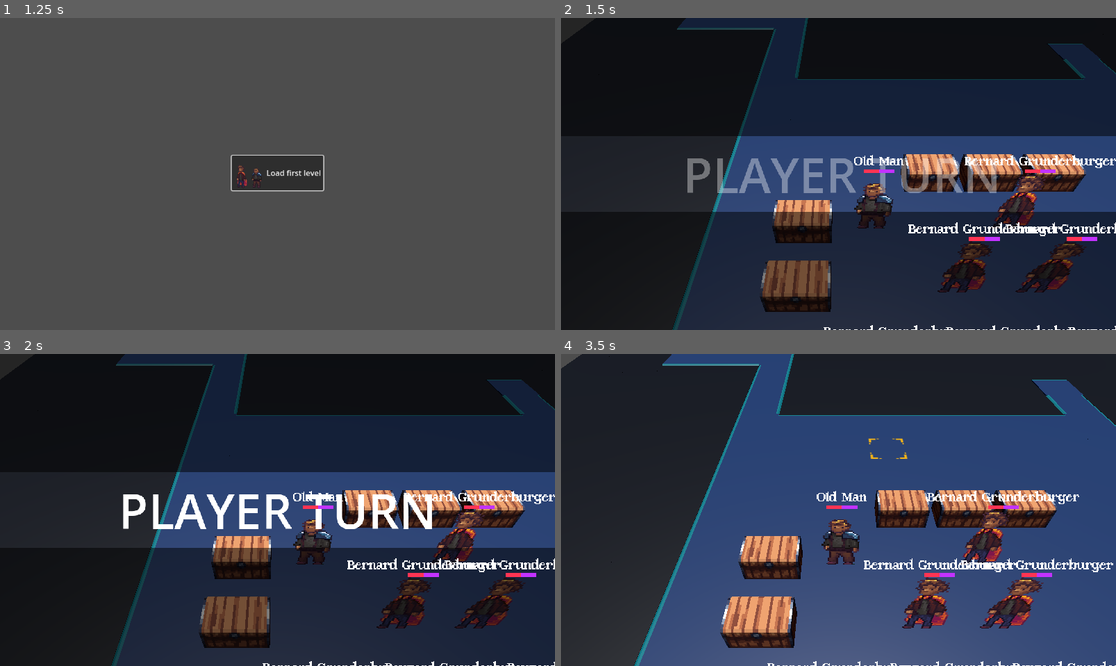
Above: before the commit, frames 1-4 (two rows, left to right).
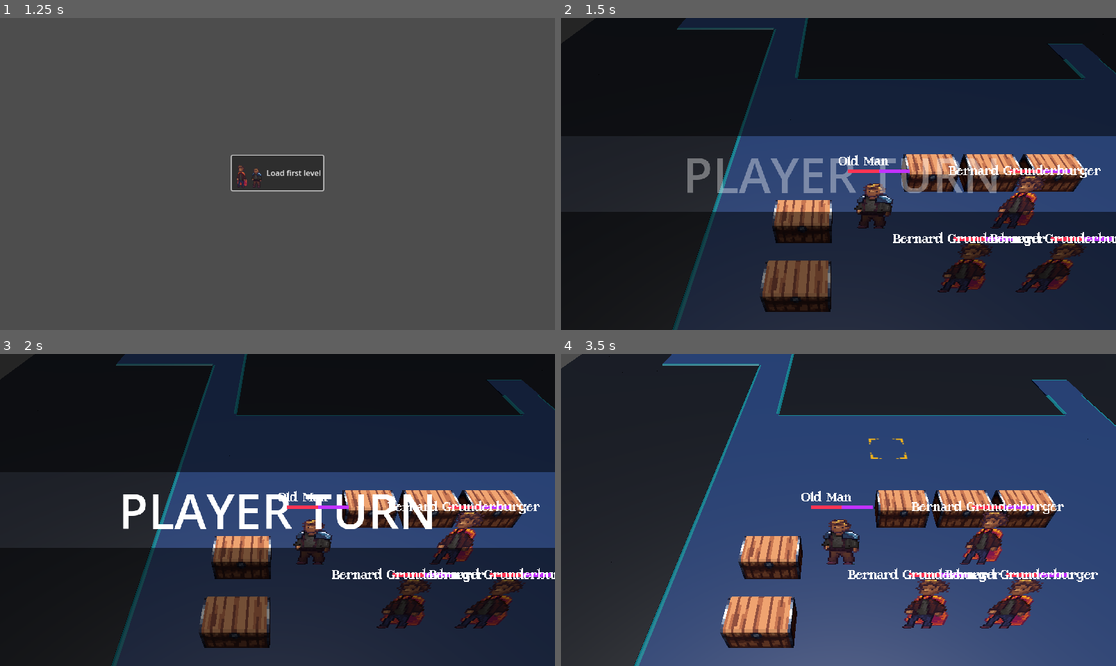
Above: after the commit, the same moments.

Repository: alanhaugen/bachelor-inn
Game: Godot game, scene res://scenes/UI/mainmenu.tscn
Same seed, same stepped clock (60 frames per second), same inputs: the game is played once before the commit and once after it.
Inputs (mouse positions are in pixels of both pictures, inside the frame that each line leads up to):
- Up to frame 1 (1.25 s): move the mouse to (399, 158) at 0.52 s; hold Right (pan_right) from 0.53 s (still down); click (399, 158) at 0.67 s
- Up to frame 2 (1.5 s): release Right (pan_right) at 1.25 s; click "Load first level" at 1.25 s
- Up to frame 3 (2 s): no input
- Up to frame 4 (3.5 s): drag from (727, 525) to (810, 572) at 2.02 s; tap Enter at 2.75 s; move the mouse to (894, 441) at 2.77 s; hold Right (pan_right) from 2.78 s (still down); hold Space (selected) from 2.78 s (still down); click (894, 441) at 2.92 s

Frame 1 is identical in both runs. In frame 2, 2.2% of the frame differs, in the area x 47-100%, y 43-100%; in frame 3, 2.1%; in frame 4, 2.4%, in the area x 37-100%, y 43-100%.

Commit message:
Fixed bug when attacking

Diff:
--- a/scenes/Characters/Unit.tscn
+++ b/scenes/Characters/Unit.tscn
@@ -51,16 +51,11 @@
 
 [node name="VBoxContainer" type="VBoxContainer" parent="CanvasLayer/HealthBar"]
 layout_mode = 1
-anchors_preset = 7
-anchor_left = 0.5
-anchor_top = 1.0
-anchor_right = 0.5
+anchors_preset = 15
+anchor_right = 1.0
 anchor_bottom = 1.0
-offset_left = -20.0
-offset_top = -19.0
-offset_right = 20.0
 grow_horizontal = 2
-grow_vertical = 0
+grow_vertical = 2
 mouse_filter = 2
 
 [node name="Name" type="Label" parent="CanvasLayer/HealthBar/VBoxContainer"]
--- a/scenes/UI/HealthBar.tscn
+++ b/scenes/UI/HealthBar.tscn
@@ -27,6 +27,7 @@
 anchors_preset = 15
 anchor_right = 1.0
 anchor_bottom = 1.0
+offset_right = 32.0
 grow_horizontal = 2
 grow_vertical = 2
 theme_override_constants/separation = 0
--- a/scripts/combat/map.gd
+++ b/scripts/combat/map.gd
@@ -227,7 +227,7 @@
 				active_move.isAttack = true;
 
 			show_move_popup(windowPos);
-			AStar(unit_pos, pos);
+			a_star(unit_pos, pos);
 
 			#activeMove.execute();
 
@@ -282,7 +282,7 @@
 #	units.append(unit);
 
 
-func AStar(start :Vector3i, end :Vector3i, showPath :bool = true) -> void:
+func a_star(start :Vector3i, end :Vector3i, showPath :bool = true) -> void:
 	path_arrow.clear();
 
 	var astar :AStarGrid2D = AStarGrid2D.new();
@@ -354,7 +354,7 @@
 	animation_path.clear();
 
 	if (moves_stack.is_empty() == false):
-		AStar(moves_stack.front().startPos, moves_stack.front().endPos, false);
+		a_star(moves_stack.front().startPos, moves_stack.front().endPos, false);
 		state = States.ANIMATING;
 
 
@@ -427,7 +427,7 @@
 			active_move.execute();
 
 			if (moves_stack.is_empty() == false):
-				AStar(moves_stack.front().startPos, moves_stack.front().endPos, false);
+				a_star(moves_stack.front().startPos, moves_stack.front().endPos, false);
 
 			if (animation_path.is_empty() == false):
 				animated_unit.position = animation_path.pop_front();
--- a/scripts/popups/move_popup.gd
+++ b/scripts/popups/move_popup.gd
@@ -25,7 +25,7 @@
 	HidePopup();
 
 func _on_attack_button_pressed() -> void:
-	map.movesStack.append(map.active_move);
+	map.moves_stack.append(map.active_move);
 	map.state = map.States.ANIMATING;
 	HidePopup();
 
--- a/scripts/stats/unit.gd
+++ b/scripts/stats/unit.gd
@@ -65,7 +65,7 @@
 
 	if camera:
 		var screen_position_2d: Vector2 = camera.unproject_position(mesh_3d_position + Vector3(0, 1, 0))
-		health_bar.position = screen_position_2d - Vector2(32, 0);
+		health_bar.position = screen_position_2d - Vector2(64, 0);
 
 # Hit = [(Skill x 3 + Luck) / 2] + Weapon Hit Rate
 # Crit = (Skill / 2) + Weapon's Critical
Binary file removed: art/textures/Game Boy Advance - Fire Emblem_ The Blazing Blade - Maps - Chapter 05.png
